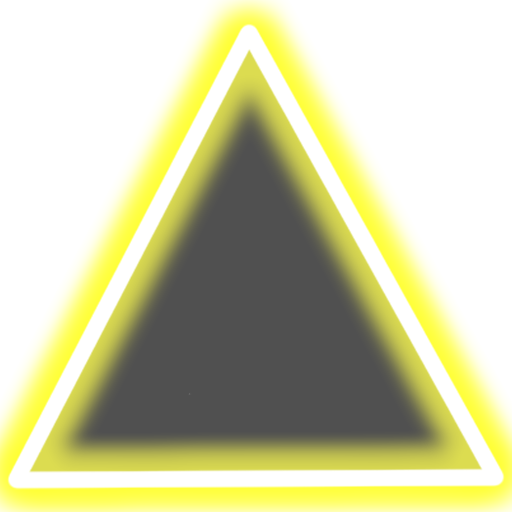
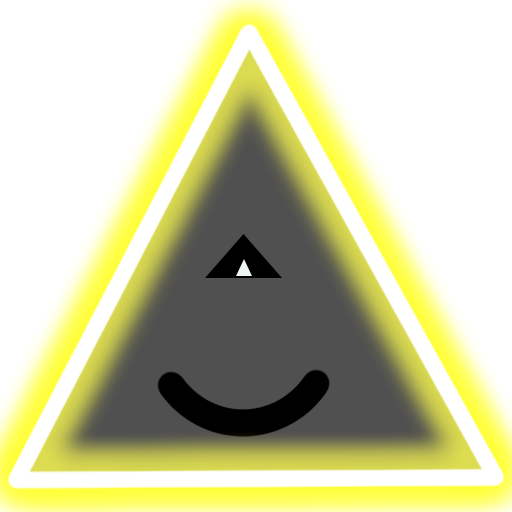
Layers edited between the first and the second 512px x 512px image:
added layer "Layer 3" above "Triangle 2" over [157, 369, 330, 437]
added layer "Triangle 2" above "Triangle 1" over [236, 259, 252, 276]
added layer "Triangle 1" above "Layer 2" over [205, 234, 282, 278]
